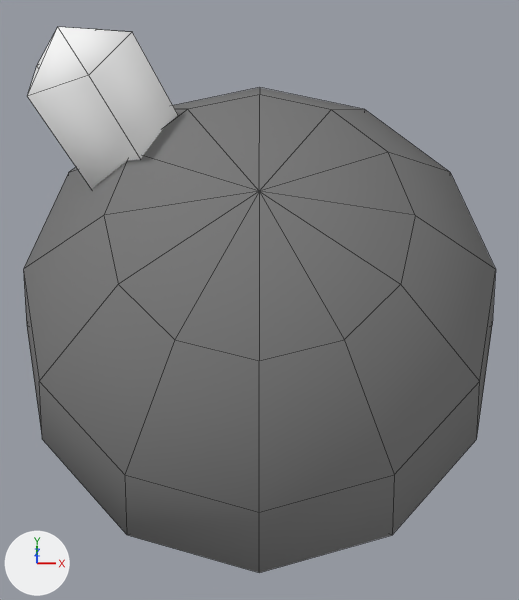
Renders of the Blender file Demo/Meshes/bomb.blend from each side of a commit.
One viewpoint serves both versions: a camera (50 mm lens) standing at (-0.005, -0.657, 2.051) and looking at (-0.006, 0.038, 0.62). Every picture has the same lights, and +X, +Y and +Z are marked at lower left. Mesh edges are drawn as thin lines.
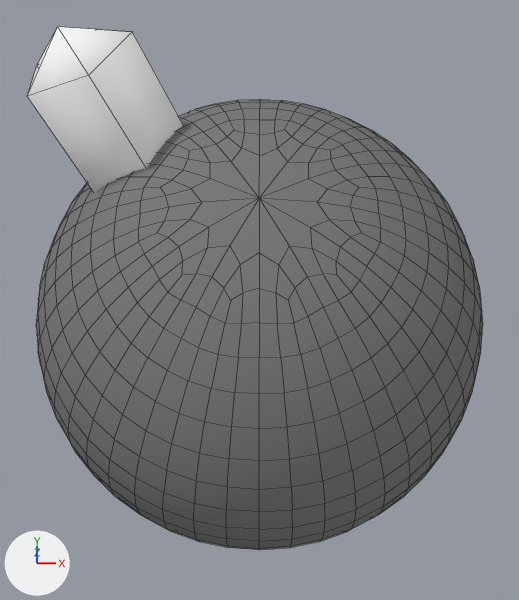
What changed in the scene script:
```text
Change ob_sphere_001:
    add _m = ob_sphere_001.modifiers.new('Subsurf', 'SUBSURF')
```

Where the change shows, as pixel boxes (x1, y1, x2, y2) in the pictures (519 x 600 px):
'Sphere.001', modifiers changed (7% shorter): before (23, 88, 496, 573); after (36, 99, 483, 550)
